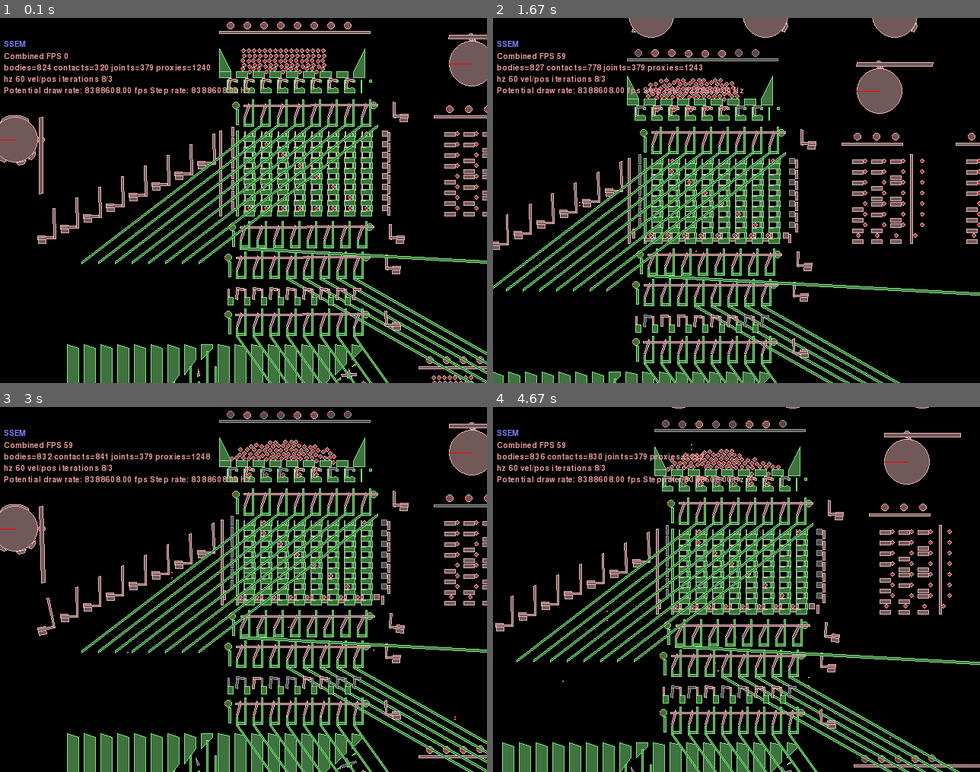
Above: before the commit, frames 1-4 (two rows, left to right).
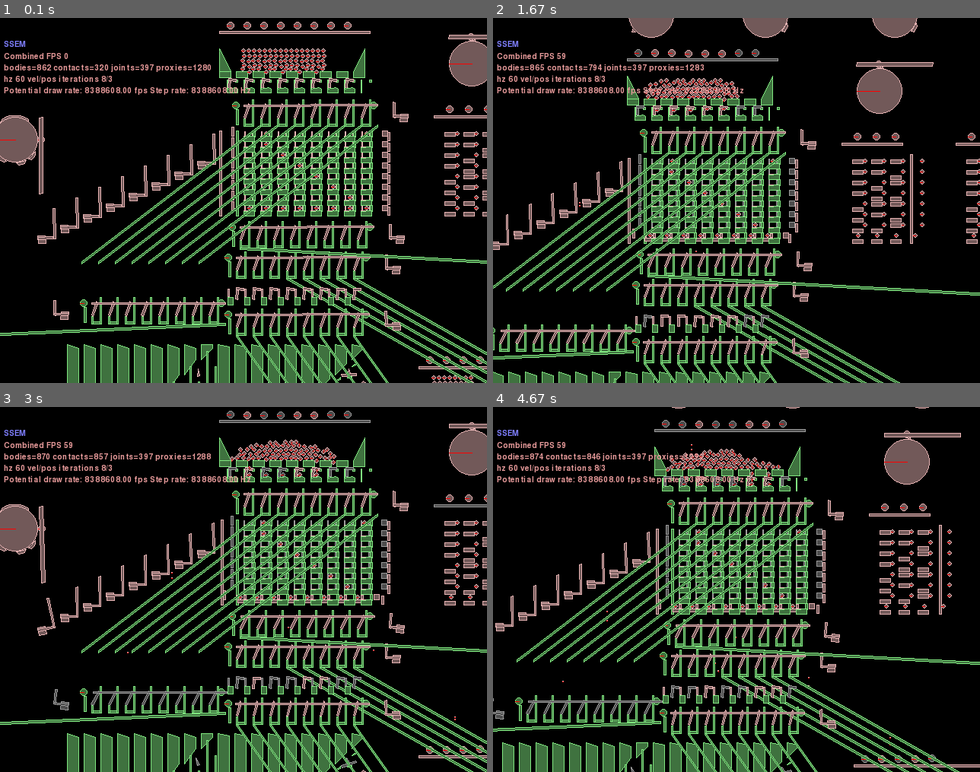
Above: after the commit, the same moments.

Repository: jmacarthur/box2d-ssem
Game: pygame game, started from main.py
Two runs of this game, one before a commit and one after it. Both use one fixed random seed, a clock stepped at 60 frames per second and the inputs below.
Inputs (mouse positions are in pixels of both pictures, inside the frame that each line leads up to):
- Up to frame 1 (0.1 s): no input
- Up to frame 2 (1.67 s): hold Right 0.33-0.8 s; move the mouse to (717, 215) at 0.37 s; hold Up 0.83-1.13 s; move the mouse to (736, 222) at 0.87 s; tap Space at 0.9, 1.23, 1.53 s; hold Right 1.17-1.63 s; move the mouse to (619, 204) at 1.2 s
- Up to frame 3 (3 s): hold Left 1.67-2.2 s; move the mouse to (292, 669) at 1.7 s; tap Space at 1.73, 2.03, 2.3, 2.63, 2.93 s; hold Down 2.23-2.53 s; move the mouse to (92, 673) at 2.27 s; hold Left 2.57-2.97 s; move the mouse to (423, 717) at 2.6 s
- Up to frame 4 (4.67 s): hold Up 3-3.37 s; move the mouse to (794, 622) at 3.03 s; tap Space at 3.07, 3.47, 3.77, 4.47 s; hold Right 3.4-4.03 s; move the mouse to (746, 465) at 3.43 s; click (561, 578) at 4.12 s; hold Down from 4.4 s (still down); move the mouse to (712, 684) at 4.43 s

The runs differ from the first frame. In frame 1, 1.4% of the frame differs, in the area x 0-47%, y 12-88%; in frame 2, 1.4%; in frame 3, 1.6%; in frame 4, 1.5%.

Commit message:
Add subtractor discarder (not aligned yet)

Diff:
--- a/main.py
+++ b/main.py
@@ -71,7 +71,14 @@
             return body
 
 
-    def diverter_set(self, xpos, ypos, attachment_body, discard = False, inverted = False, slope_x=200, slope_y=100, start_at=0):
+    def diverter_set(self, xpos, ypos, attachment_body, discard = False, inverted = False, slope_x=200, slope_y=100, start_at=0, mirror=False):
+        """
+        discard: used to indicate the right-side output form this is always discarded, so we can combine outputs
+        inverted: Normal behaviour is to input data in plane 0 and output it in 0 going through 1 temporarily. inverted means 1 to 1 via 0.
+        slope_x, slope_y: How far the diverted output is offset in both directions. (slope_x can be negative; slope_y must be positive)
+        start_at: Reduces the number of lanes e.g. for diversion only to the instruction register.
+        mirror: Only affects discarders - if set, discards to the left instead of the usual right.
+        """
         filterA = filters[0]
         filterB = filters[1]
         if inverted: (filterA, filterB) = (filterB, filterA)
@@ -91,7 +98,10 @@
             transfer_band_x.append((c*pitch+xpos, c*pitch+xpos+11))
 
         if discard:
-            self.add_static_polygon([(0,0), (540,-30), (540,-33), (0,-3) ], xpos, ypos-11, filterB)
+            if mirror:
+                self.add_static_polygon([(8*pitch,0), (-500,-30), (-500,-33), (8*pitch,-3) ], xpos, ypos-11, filterB)
+            else:
+                self.add_static_polygon([(0,0), (540,-30), (540,-33), (0,-3) ], xpos, ypos-11, filterB)
         elif slope_x!=0:
             if slope_x < 0:
                 offset = pitch
@@ -111,7 +121,10 @@
         self.transfer_bands.append((-12+ypos+10, -12+ypos, transfer_band_x, 1 if inverted else 0))
         conrod.attachment_point = (xpos+pitch*8, ypos+15)
 
-        return_crank = self.crank_right_up(xpos+pitch*8+20,ypos, attachment_body)
+        crank_xpos = xpos+pitch*8+20
+        if mirror:
+            crank_xpos = xpos-50
+        return_crank = self.crank_right_up(crank_xpos,ypos, attachment_body)
         self.distance_joint(return_crank, conrod)
 
         return conrod
@@ -780,6 +793,9 @@
         self.connect_memory()
         print("Scale is {}".format(self.scale))
 
+        store_discard = self.diverter_set(-200,-130, groundBody, discard=True, mirror=True) # Diverter 4. Discards the extra data from the regenerator during a store.
+
+
         # Cams
 
         # Cam 1: Fires PC injector, reading PC into address reg.
@@ -841,6 +857,7 @@
         self.distance_joint(follower_body, discard_lever_2)
 
         # Cam 14: Divert to subtractor reader on STO.
+        # Also diverts the regenerator output on STO; we must separately discard that.
         follower_body = self.add_cam(1000, 0, groundBody, 100, bumps=[(0.5,0.2)], horizontal=True, reverse_direction=True, axis_offset=2)
         self.distance_joint(follower_body, self.instruction_inputs[STO])
         self.distance_joint(accumulator_diverter_lever, self.instruction_outputs[STO])
